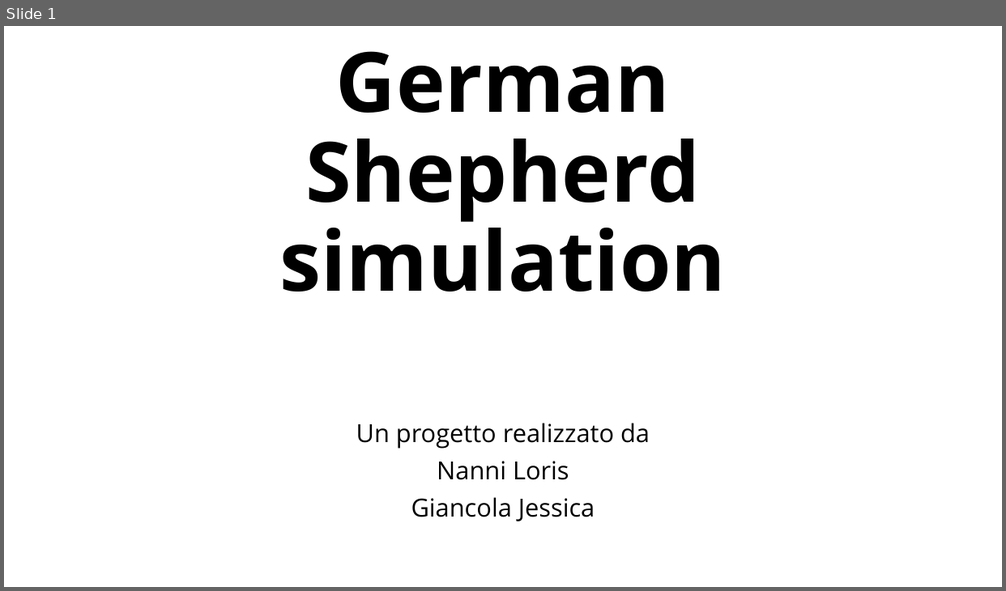
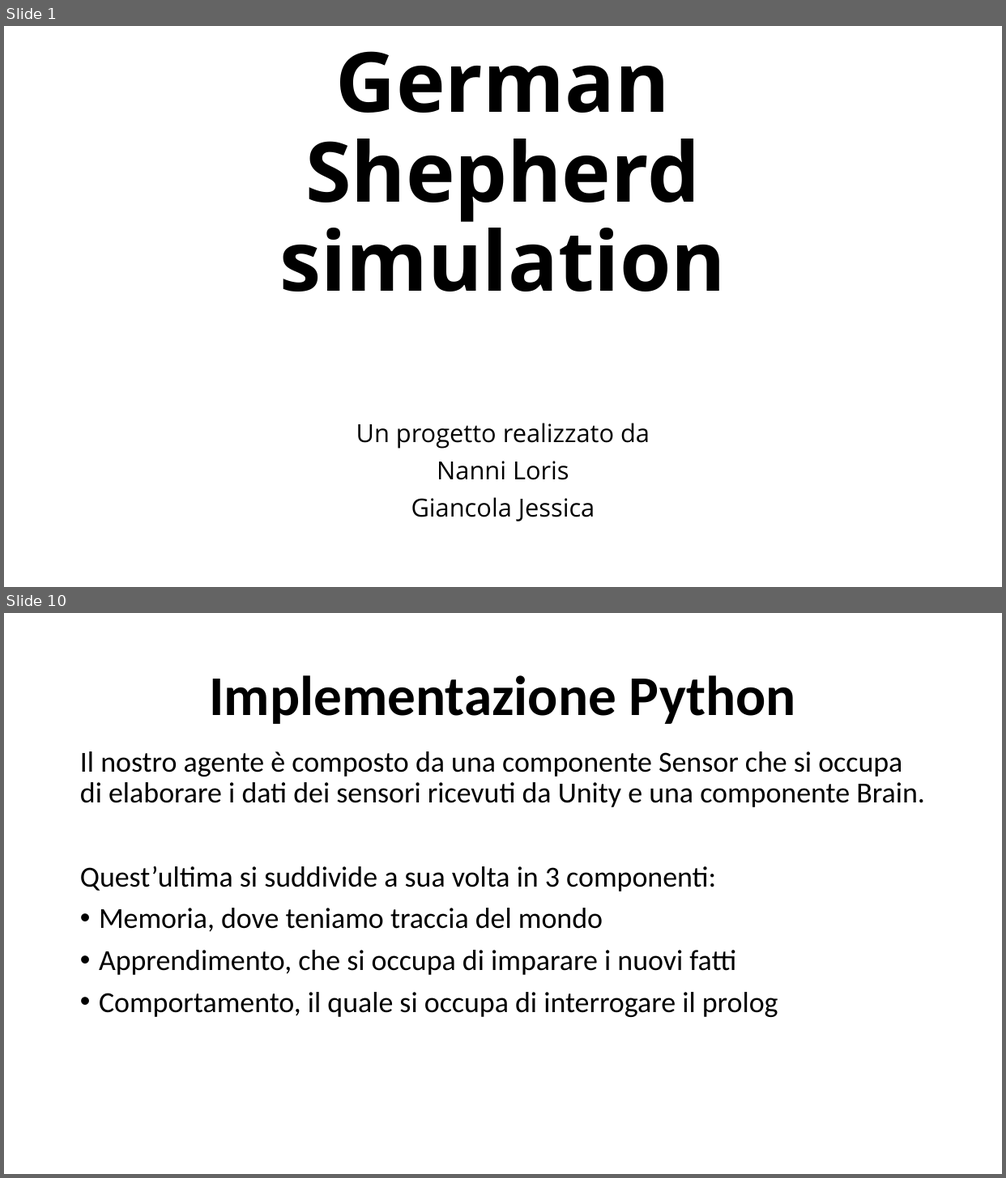
Before and after one commit to LorisNanni91/ProgettoRobotica, a slide deck: Presentazione progetto.pptx. Shown one above the other, each under a label of ours: slide 1 before the commit, slides 1 and 10 after it; the slides between them are not shown. The pictures are 1006x591 and 1006x1178 pixels, drawn with LibreOffice and Linux fonts; fonts in the diff are those of the drawing. Boxes give left, top, right and bottom in pixels: in the first picture for what was removed or moved away, otherwise in the second. Text is boxed around its words. In the diff, an @@ line names an element or a change of style, - is before the commit and + after.

```diff
--- a/Presentazione progetto.pptx
+++ b/Presentazione progetto.pptx
@@ slide 10 added at bbox=[4, 613, 1002, 1174], background #FFFFFF @@
@@ title added at bbox=[209, 675, 796, 724], 54 pt, text #000000, bold @@
+Implementazione Python
@@ text added at bbox=[80, 752, 925, 1017], 28 pt, text #000000 @@
+Il nostro agente è composto da una componente Sensor che si occupa di elaborare i dati dei sensori ricevuti da Unity e una componente Brain.
+Quest’ultima si suddivide a sua volta in 3 componenti:
+• Memoria, dove teniamo traccia del mondo
+• Apprendimento, che si occupa di imparare i nuovi fatti
+• Comportamento, il quale si occupa di interrogare il prolog
```
Also in this commit, not shown: 1 slide changed, 11 other slides added, 1 slide removed, 54 other files.
